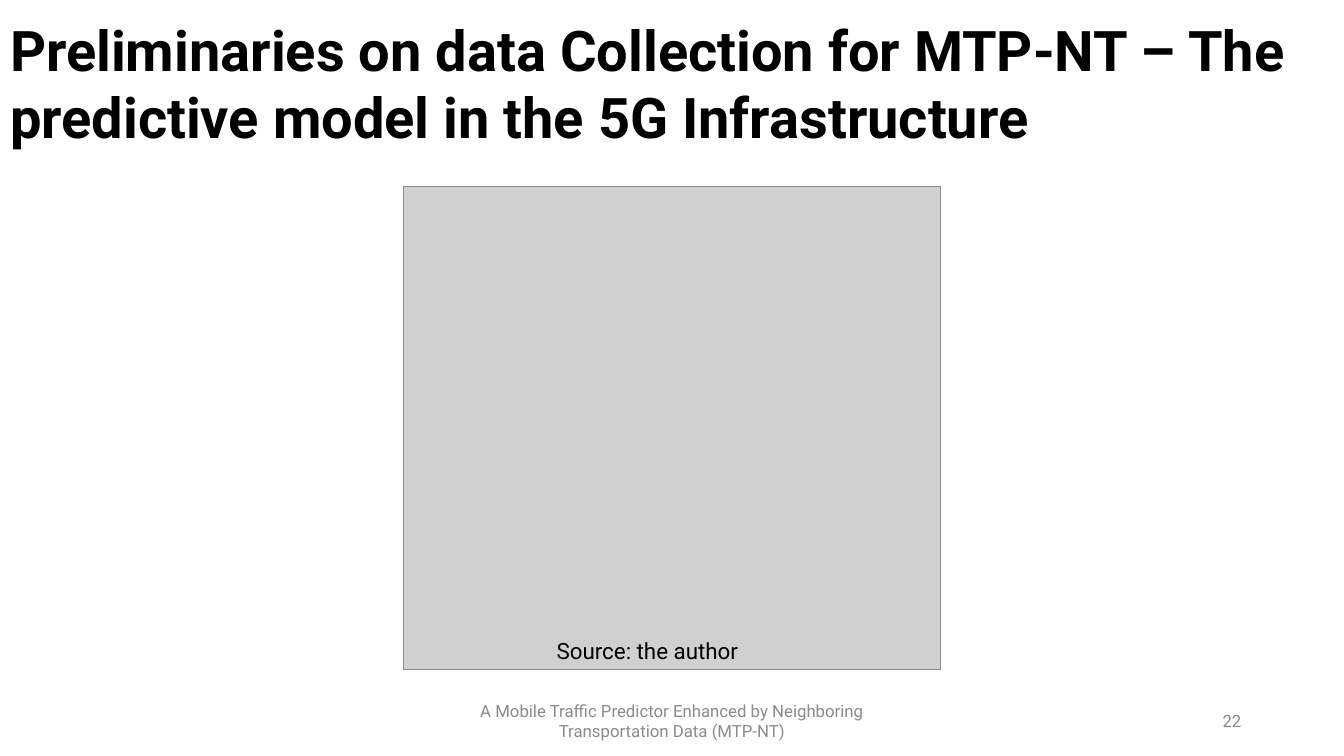
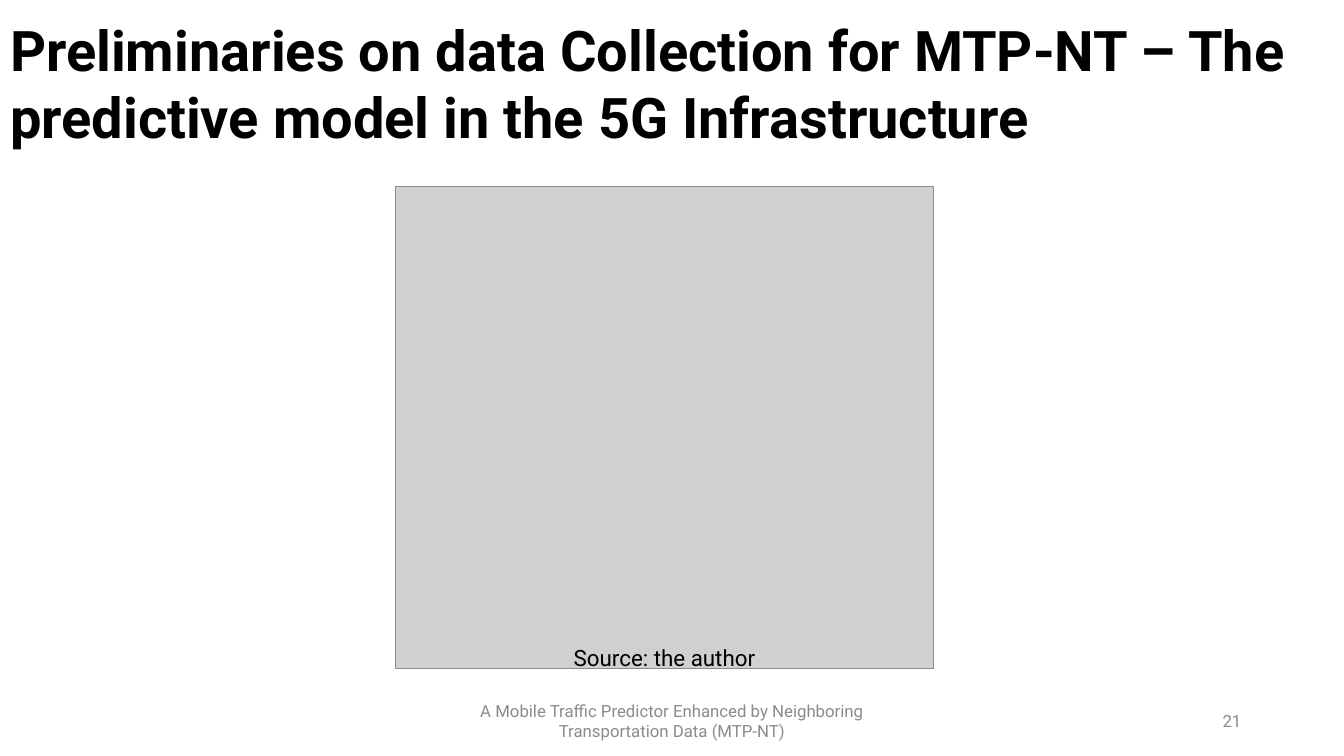
Before and after one commit to PatrickLdA/milan-telecom-analysis, a slide deck: slide 21 of defesa.pptx (slide 22 before the commit). Drawn at 1344x756 pixels with LibreOffice and Linux fonts; fonts in the diff are those of the drawing; grey boxes stand for pictures. Boxes give left, top, right and bottom in pixels: in the first picture for what was removed or moved away, otherwise in the second. Text is boxed around its words. In the diff, an @@ line names an element or a change of style, - is before the commit and + after.

```diff
--- a/defesa.pptx
+++ b/defesa.pptx
@@ picture moved from (x1=403, y1=187, x2=941, y2=669) to (x1=396, y1=187, x2=934, y2=669) @@
@@ text "Source: the author" rewrapped from (x1=557, y1=642, x2=738, y2=660) to (x1=574, y1=649, x2=755, y2=672) @@
@@ page number at (x1=1223, y1=715, x2=1242, y2=727): text changed @@
-22
+21
```
Also in this commit, not shown: 10 other slides changed, 10 slides added, 1 slide removed.
